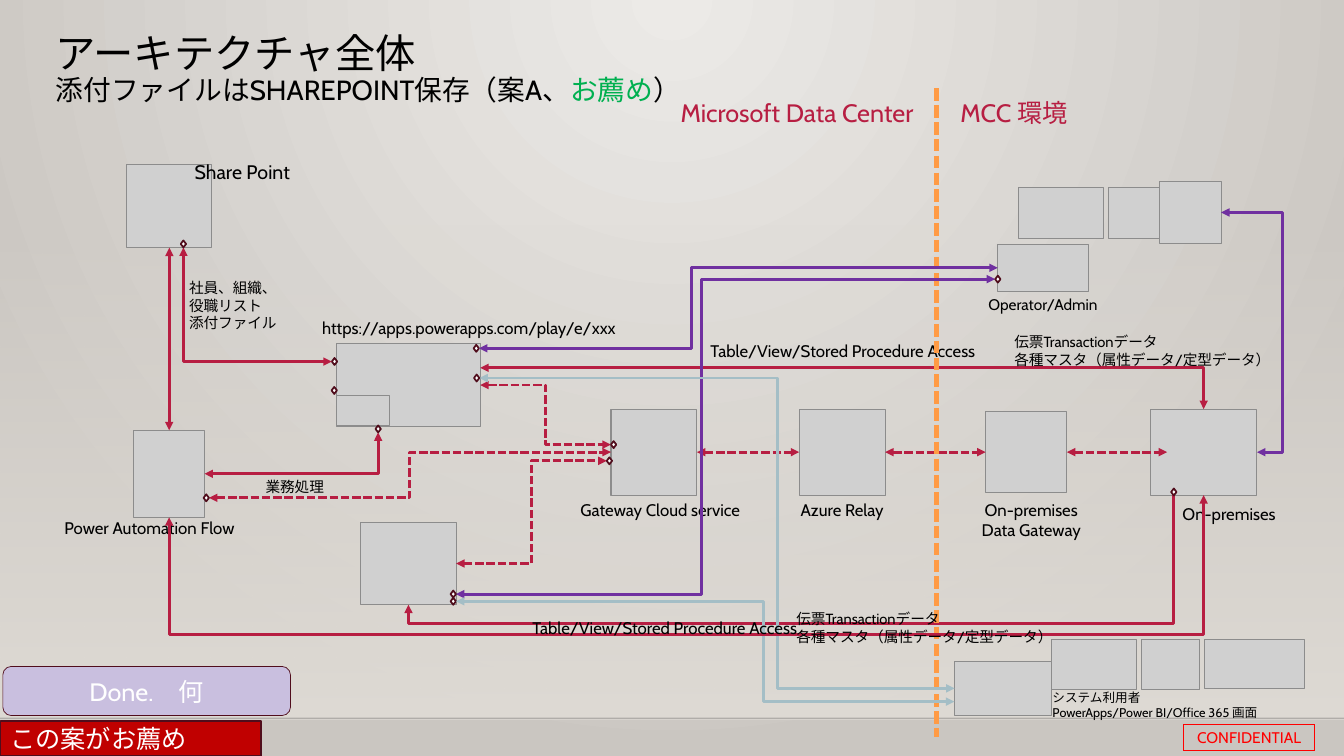
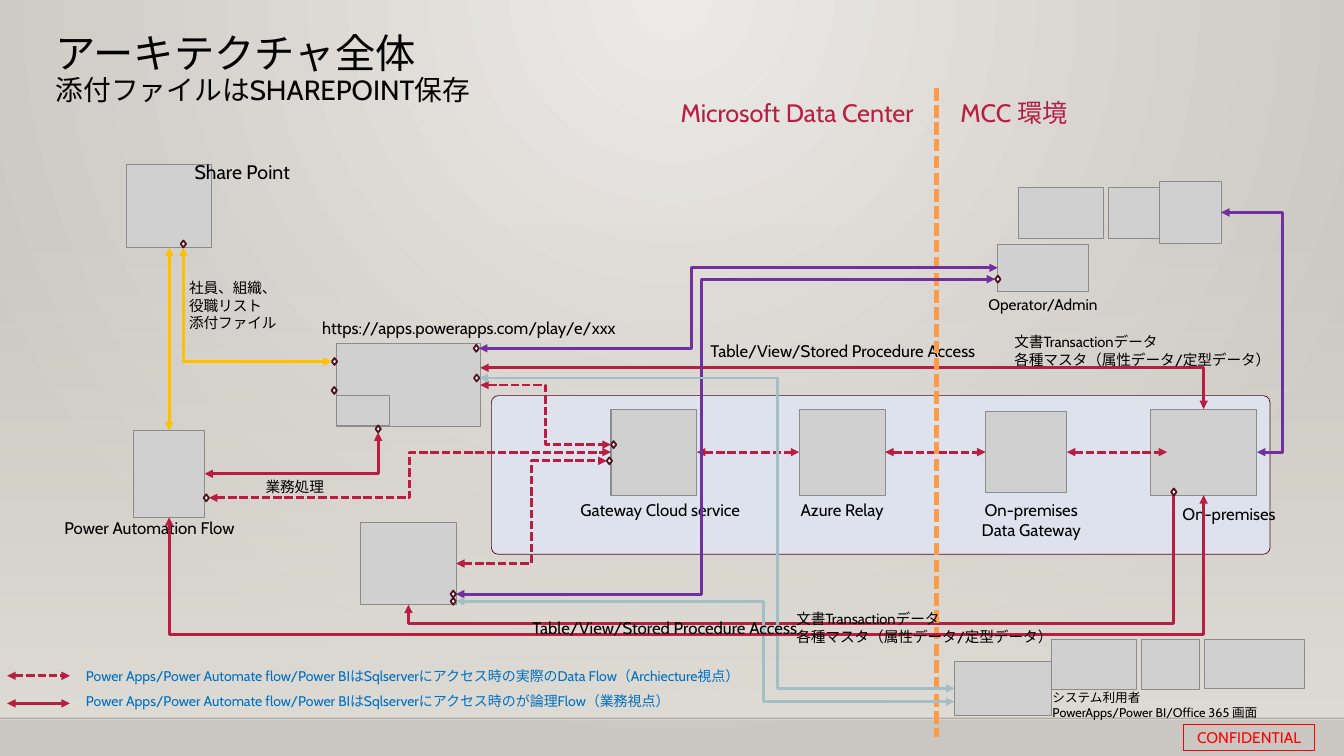
Before and after one commit to 0494938/Notes--CMS-Online, a slide deck: slide 6 of Notesアプリ刷新プロジェクト提案見積もり.pptx. Drawn at 1344x756 pixels with LibreOffice and Linux fonts; fonts in the diff are those of the drawing; grey boxes stand for pictures; background and template pictures are left out. Boxes give left, top, right and bottom in pixels: in the first picture for what was removed or moved away, otherwise in the second. Text is boxed around its words. In the diff, an @@ line names an element or a change of style, - is before the commit and + after.

```diff
--- a/Notesアプリ刷新プロジェクト提案見積もり.pptx
+++ b/Notesアプリ刷新プロジェクト提案見積もり.pptx
@@ title at [56, 34, 470, 103]: text changed @@
-アーキテクチャ全体
-添付ファイルはSHAREPOINT保存（案A、お薦め）
+アーキテクチャ全体
+添付ファイルはSHAREPOINT保存
@@ elbow double arrow (169, 248) - (169, 431): stroke #B71E42 2 pt to #FFC000 2 pt @@
@@ elbow double arrow (184, 248) - (332, 362): stroke #B71E42 2 pt to #FFC000 2 pt @@
@@ text at [1014, 334, 1157, 348]: text changed @@
-伝票Transactionデータ
+文書Transactionデータ
@@ rounded rectangle added at [492, 396, 1271, 555], fill #DEE2ED, outline #500D1D 0.5 pt @@
@@ text at [796, 610, 939, 628]: text changed @@
-伝票Transactionデータ
+文書Transactionデータ
@@ rounded rectangle removed at [3, 666, 290, 716] @@
-Done. 何
@@ double arrow added from (7, 676) to (70, 676), #B71E42 2 pt dashed @@
@@ text added at [86, 669, 740, 685], 10 pt, text #0070C0 @@
+Power Apps/Power Automate flow/Power BIはSqlserverにアクセス時の実際のData Flow（Archiecture視点）
@@ double arrow added from (7, 704) to (70, 704), #B71E42 2 pt @@
@@ text added at [86, 694, 669, 710], 10 pt, text #0070C0 @@
+Power Apps/Power Automate flow/Power BIはSqlserverにアクセス時のが論理Flow（業務視点）
@@ rectangle removed at [0, 722, 260, 756] @@
-この案がお薦め
```
Also in this commit, not shown: 12 other slides changed, 5 slides added, 2 slides removed, 9 other files.
